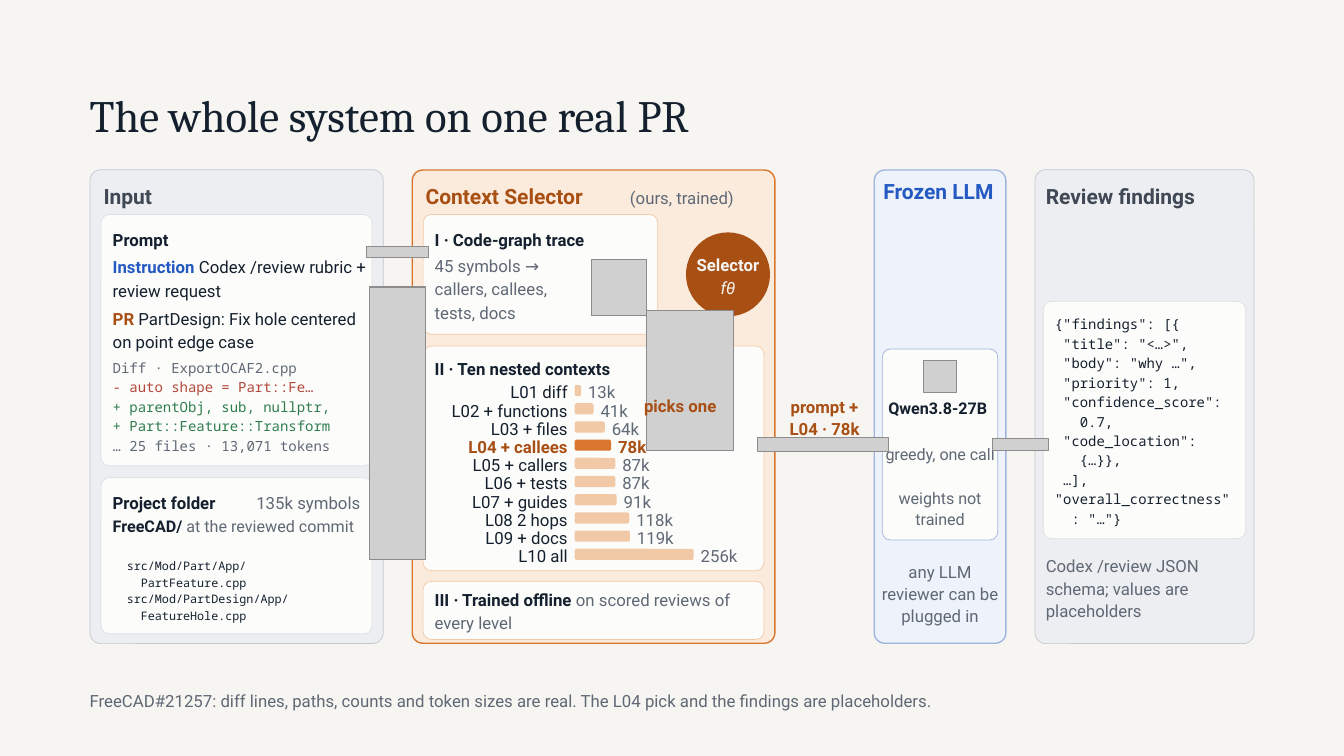
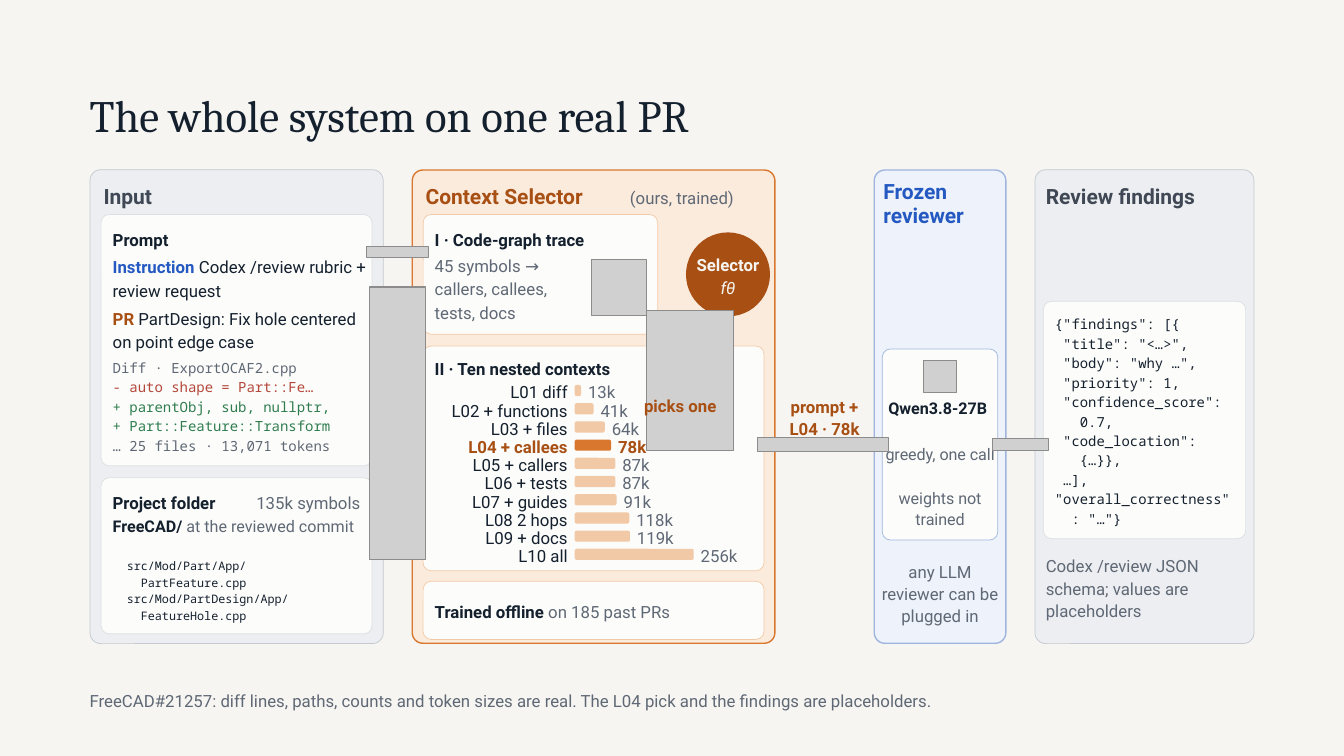
Before and after one commit to michaelsliu3/CS536_Project, a slide deck: slide 6 of Roadmap update since the midpoint.pptx. Drawn at 1344x756 pixels with LibreOffice and Linux fonts; fonts in the diff are those of the drawing; grey boxes stand for pictures; background and template pictures are left out. Boxes give left, top, right and bottom in pixels: in the first picture for what was removed or moved away, otherwise in the second. Text is boxed around its words. In the diff, an @@ line names an element or a change of style, - is before the commit and + after.

```diff
--- a/Roadmap update since the midpoint.pptx
+++ b/Roadmap update since the midpoint.pptx
@@ text at (883, 184, 964, 223): text changed @@
-Frozen LLM
+Frozen reviewer
@@ text in rounded rectangle at (435, 605, 670, 622): text changed; text colour #5F6875 to #14202E; bold on @@
-III · Trained offline on scored reviews of every level
+Trained offline on 185 past PRs
```
Also in this commit, not shown: 4 other slides changed, 2 slides added, 1 slide removed.
